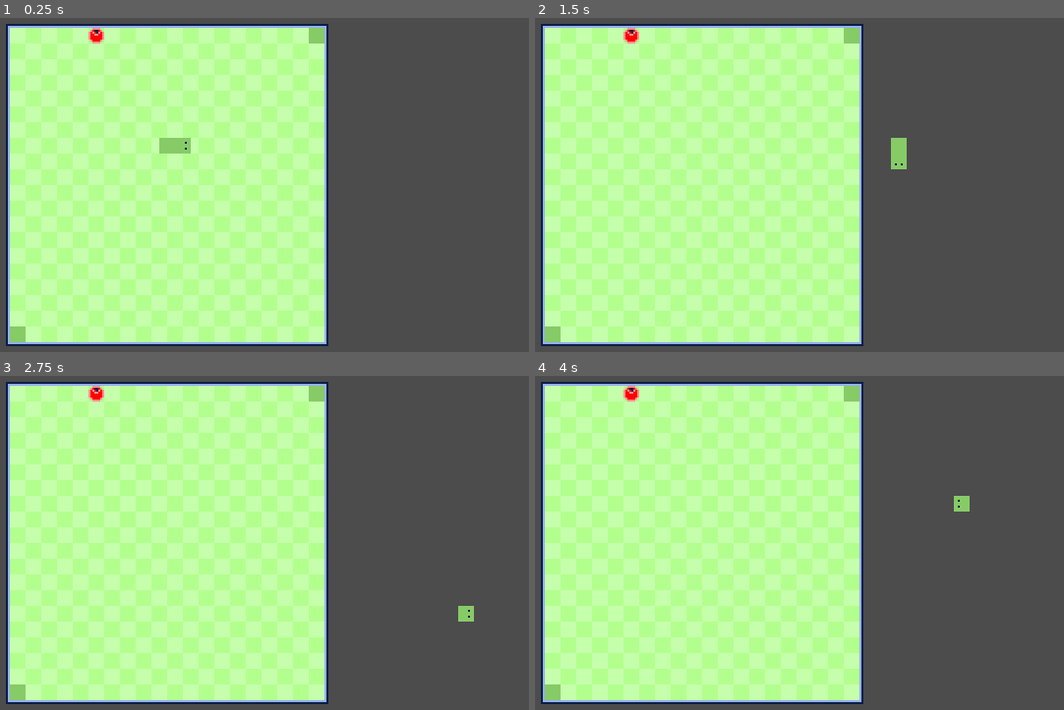
Above: before the commit, frames 1-4 (two rows, left to right).
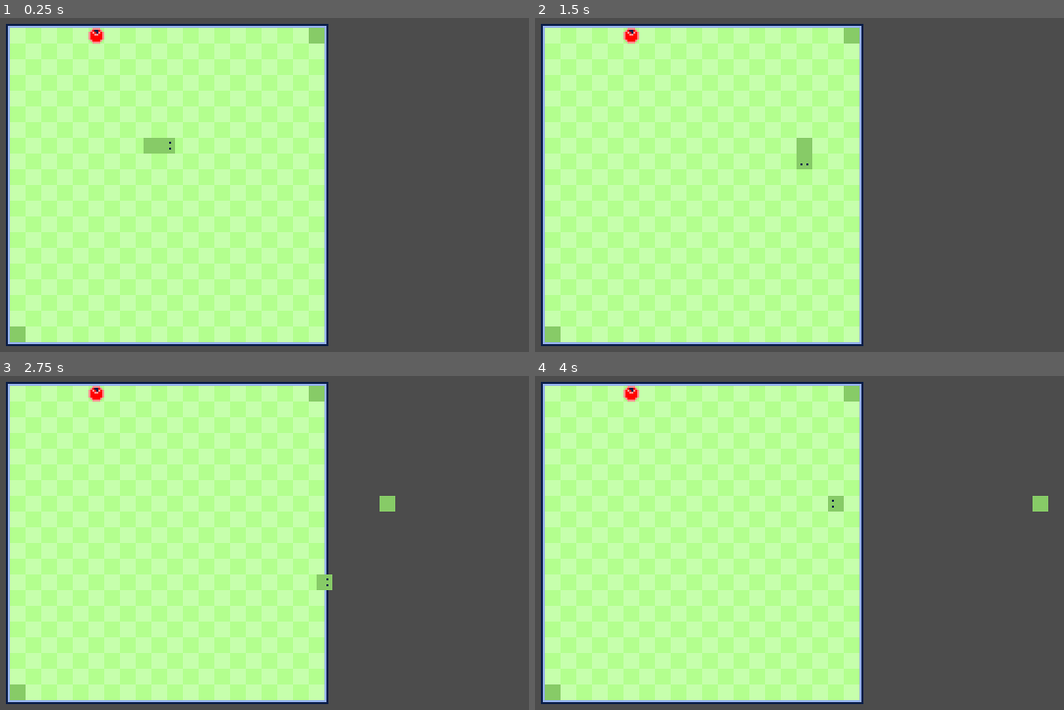
Above: after the commit, the same moments.

Repository: JustKwa/Snak-e
Game: Godot game, scene res://Scenes/level.tscn
Two runs of this game, one before a commit and one after it. Both use one fixed random seed, a clock stepped at 60 frames per second and the inputs below.
Inputs:
- Up to frame 1 (0.25 s): no input
- Up to frame 2 (1.5 s): hold Right (ui_right) 0.53-1.28 s; hold Down (ui_down) from 1.28 s (still down)
- Up to frame 3 (2.75 s): release Down (ui_down) at 2.03 s; hold Right (ui_right) from 2.03 s (still down)
- Up to frame 4 (4 s): release Right (ui_right) at 2.78 s; hold Up (ui_up) 2.78-3.53 s; hold Left (ui_left) from 3.53 s (still down)

The runs differ from the first frame. In frame 1, 0.3% of the frame differs, in the area x 27-37%, y 35-41%; in frame 2, 0.6%, in the area x 49-71%, y 35-46%; in frame 3, 0.4%; in frame 4, 0.4%.

Commit message:
Using call_deferred instead of direct add_child

Diff:
--- a/Scenes/level.tscn
+++ b/Scenes/level.tscn
@@ -40,7 +40,7 @@
 
 [node name="snake" parent="." instance=ExtResource( 2 )]
 position = Vector2( 140, 76 )
-speed = 10.0
+speed = 6.0
 
 [node name="body" parent="." instance=ExtResource( 4 )]
 position = Vector2( 228, 20 )
--- a/Scripts/body.gd
+++ b/Scripts/body.gd
@@ -9,23 +9,10 @@
 	current_pos = self.position
 
 
-# func move( input_dir, speed, delta, GRID_SIZE):
-
-# 	percent_to_tile += speed * delta
-
-# 	if percent_to_tile >= 1.0:
-# 		position = current_pos + (direction.front() * GRID_SIZE)
-# 		current_pos = position
-# 		percent_to_tile = 0.0
-# 		direction.append(input_dir)
-# 		direction.pop_front()
-# 	else:
-# 		position = current_pos + (GRID_SIZE * percent_to_tile * direction.front())
-
-
 func _on_body_area_entered(area: Area2D):
 	if area.name == "head":
 		return get_tree().reload_current_scene()
+	elif area.name == "body":
+		queue_free()
 	else:
-		queue_free()
-	pass
+		return
--- a/Scripts/food.gd
+++ b/Scripts/food.gd
@@ -9,4 +9,5 @@
 	if area.name == "head":
 		emit_signal("food_eaten")
 		queue_free()
-	pass
+	else:
+		return
--- a/Scripts/head.gd
+++ b/Scripts/head.gd
@@ -11,26 +11,16 @@
 func _physics_process(_delta):
 	rotate_sprite()
 
-# func move( input_dir, speed, delta, GRID_SIZE):
-
-# 	percent_to_tile += speed * delta
-
-# 	if percent_to_tile >= 1.0:
-# 		position = current_pos + (direction.front() * GRID_SIZE)
-# 		current_pos = position
-# 		percent_to_tile = 0.0
-# 		direction.append(input_dir)
-# 		direction.pop_front()
-# 	else:
-# 		position = current_pos + (GRID_SIZE * percent_to_tile * direction.front())
-
 func rotate_sprite():
-	match direction.front():
-		Vector2(-1, 0):
-			$Sprite.set_rotation_degrees(0)
-		Vector2(1, 0):
-			$Sprite.set_rotation_degrees(180)
-		Vector2(0, 1):
-			$Sprite.set_rotation_degrees(-90)
-		Vector2(0, -1):
-			$Sprite.set_rotation_degrees(90)
+	if direction.empty():
+		return
+	else:
+		match direction.front():
+			Vector2(-1, 0):
+				$Sprite.set_rotation_degrees(0)
+			Vector2(1, 0):
+				$Sprite.set_rotation_degrees(180)
+			Vector2(0, 1):
+				$Sprite.set_rotation_degrees(-90)
+			Vector2(0, -1):
+				$Sprite.set_rotation_degrees(90)
--- a/Scripts/level.gd
+++ b/Scripts/level.gd
@@ -13,9 +13,7 @@
 	var y = rand_range(2, 21)
 	instance.position = $grid.map_to_world(Vector2(x, y)) + Vector2(4, 4)
 	instance.connect("food_eaten", self, "is_eaten")
-	add_child(instance)
-	pass
-
+	call_deferred("add_child", instance)
 
 func is_eaten():
 	spawn_food()
